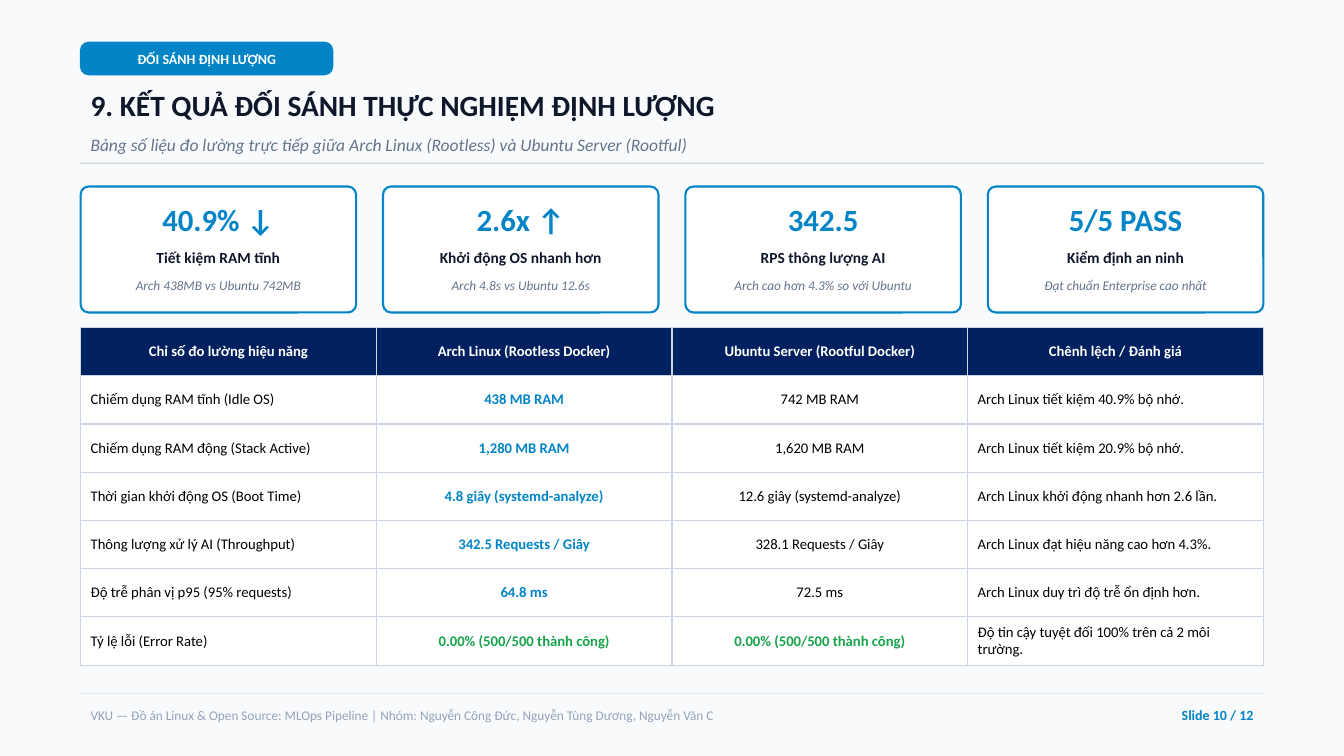
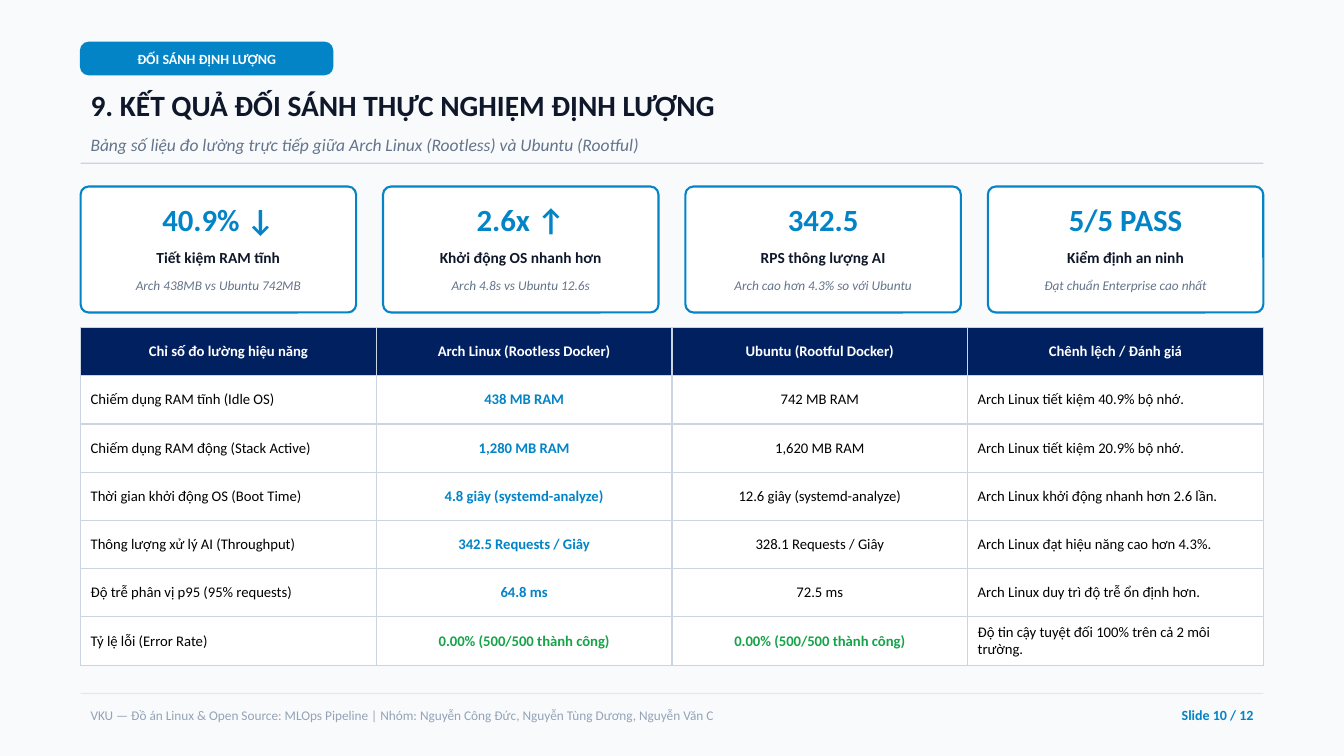
Before and after one commit to cystal-06/mlops-multi-os-pipeline, a slide deck: slide 10 of docs/SLIDE_BAO_CAO_TIEN_DO.pptx. Drawn at 1344x756 pixels with LibreOffice and Linux fonts; fonts in the diff are those of the drawing. Boxes give left, top, right and bottom in pixels: in the first picture for what was removed or moved away, otherwise in the second. Text is boxed around its words. In the diff, an @@ line names an element or a change of style, - is before the commit and + after.

Commit message:
docs: update Ubuntu node terminology from Ubuntu Server to Ubuntu standard

```diff
--- a/docs/SLIDE_BAO_CAO_TIEN_DO.pptx
+++ b/docs/SLIDE_BAO_CAO_TIEN_DO.pptx
@@ text at box(91, 138, 638, 154): text changed @@
-Bảng số liệu đo lường trực tiếp giữa Arch Linux (Rootless) và Ubuntu Server (Rootful)
+Bảng số liệu đo lường trực tiếp giữa Arch Linux (Rootless) và Ubuntu (Rootful)
@@ table at box(81, 328, 1262, 665) @@
-row 1, column 3: Ubuntu Server (Rootful Docker)
+row 1, column 3: Ubuntu (Rootful Docker)
```
Also in this commit, not shown: 3 other slides changed, 2 other files.
